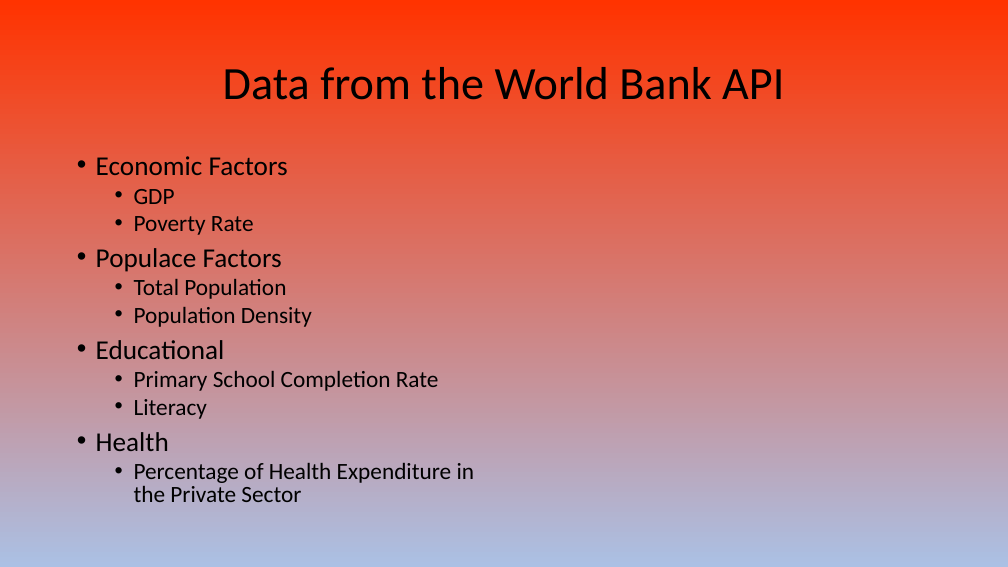
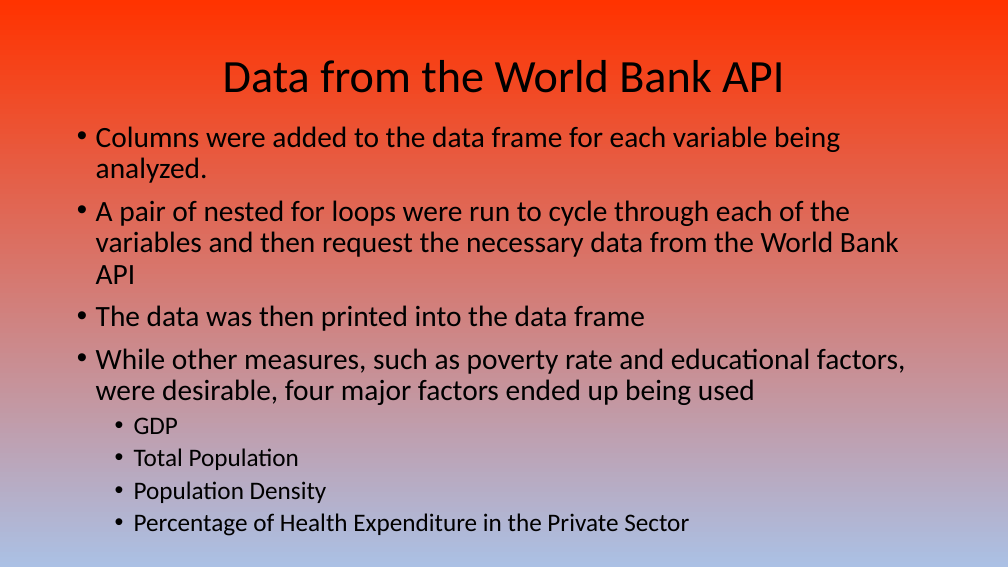
Before and after one commit to AJB-hub/Covid19_Vaccination_Progress, a slide deck: slide 5 of Covid 19 Presentation.pptx. Drawn at 1008x567 pixels with LibreOffice and Linux fonts; fonts in the diff are those of the drawing. Boxes give left, top, right and bottom in pixels: in the first picture for what was removed or moved away, otherwise in the second. Text is boxed around its words. In the diff, an @@ line names an element or a change of style, - is before the commit and + after.

```diff
--- a/Covid 19 Presentation.pptx
+++ b/Covid 19 Presentation.pptx
@@ title "Data from the World Bank ...": place and size @@
-title "Data from the World Bank ..." at (223, 67, 784, 100)
+title "Data from the World Bank ..." at (223, 60, 784, 93)
@@ text "Columns were added to the ...": place and size @@
-text "Columns were added to the ..." at (96, 156, 475, 502)
+text "Columns were added to the ..." at (96, 126, 905, 536)
@@ text at (96, 126, 905, 405): text changed; size 25.9 to 28 pt @@
-• Economic Factors
+• Columns were added to the data frame for each variable being analyzed.
+• A pair of nested for loops were run to cycle through each of the variables and then request the necessary data from the World Bank API
+• The data was then printed into the data frame
+• While other measures, such as poverty rate and educational factors, were desirable, four major factors ended up being used
@@ text at (96, 216, 282, 272): paragraphs removed @@
-  • Poverty Rate
-• Populace Factors
@@ text at (96, 340, 439, 451): paragraphs removed @@
-• Educational
-  • Primary School Completion Rate
-  • Literacy
-• Health
@@ text at (134, 417, 689, 536): size 22.2 to 24 pt in "GDP", "Total Population", "Population Density", "Percentage of Health Expenditure in the Private ..."; line spacing 0.8 to 0.9 @@
```
Also in this commit, not shown: 2 other slides changed, 4 slides added, 3 slides removed.
